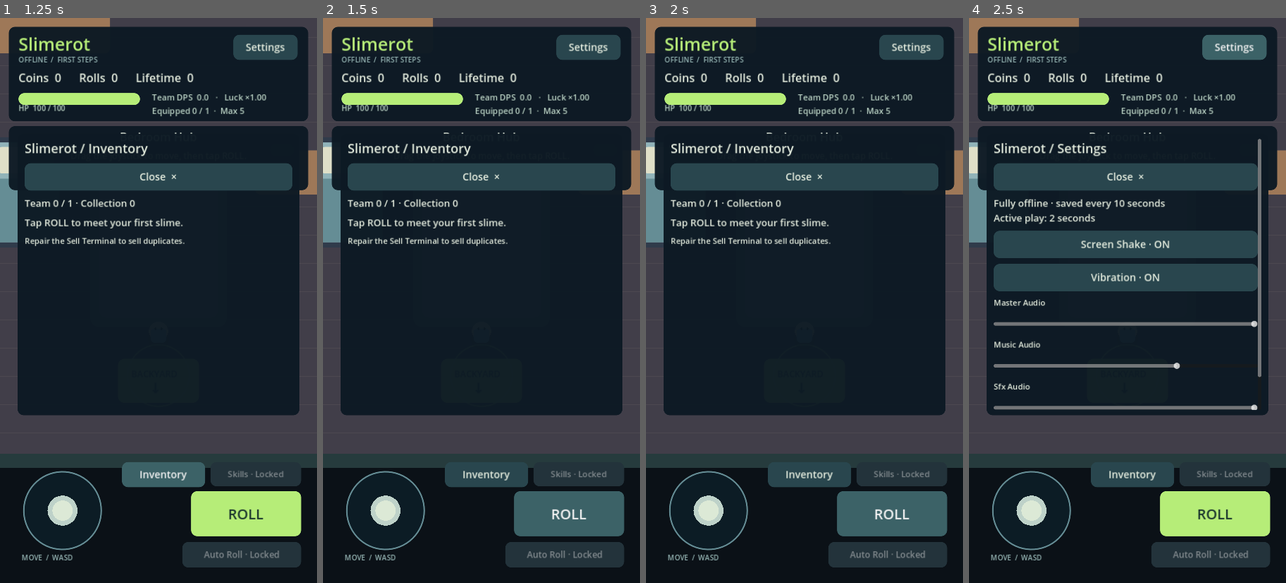
Above: before the commit, frames 1-4 (left to right).
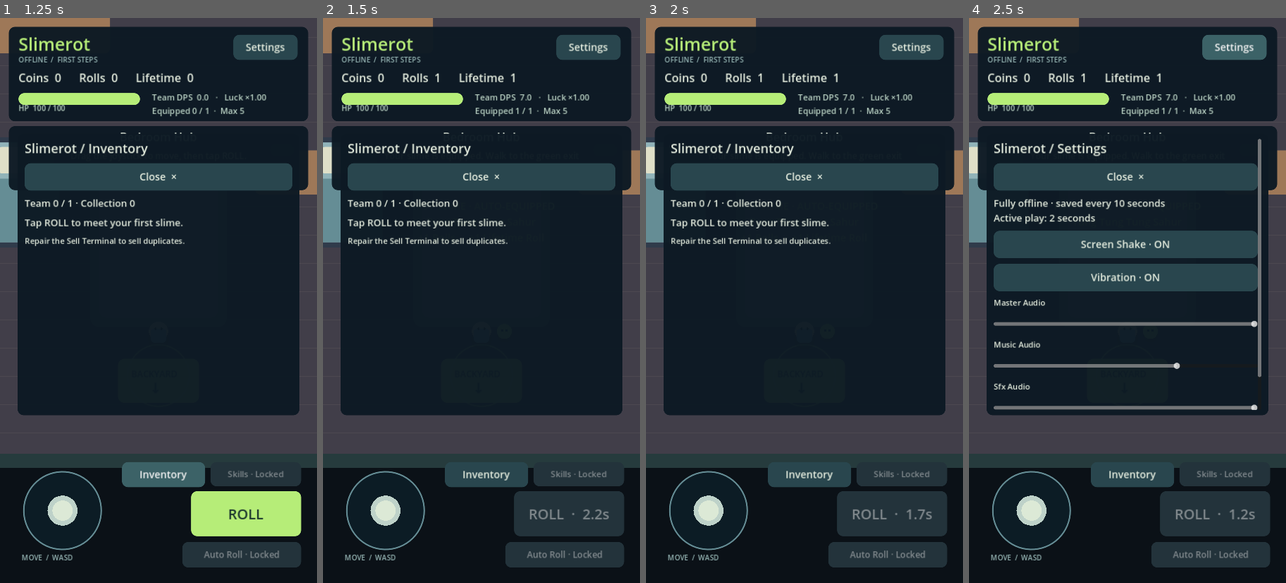
Above: after the commit, the same moments.

Repository: kristijannema-ai/Slimerot
Game: Godot game, scene res://scenes/Slimerot.tscn
The game is run twice, just before and just after one commit, with the same random seed, the same clock (stepped at 60 frames per second) and the same inputs.
Inputs:
- Up to frame 1 (1.25 s): click "Inventory" at 0.5 s
- Up to frame 2 (1.5 s): click "ROLL" at 1.25 s
- Up to frame 3 (2 s): no input
- Up to frame 4 (2.5 s): click "Settings" at 2 s

Frame 1 is identical in both runs. In frame 2, 2.8% of the frame differs, in the area x 35-95%, y 9-92%; in frame 3, 2.8%; in frame 4, 2.8%, in the area x 35-96%, y 9-92%.
Error before the commit: Invalid access to property or key 'variant_sense' on a base object of type 'Dictionary'. (res://scripts/managers/SlimerotRollManager.gd:81)

Commit message:
Implement Slimerot stage two: scripts/managers/SlimerotSkillTreeManager.gd

Diff:
--- a/scripts/managers/SlimerotSkillTreeManager.gd
+++ b/scripts/managers/SlimerotSkillTreeManager.gd
@@ -13,12 +13,27 @@
 		data.effect_type = row[2]
 		data.effect_value = row[3]
 		nodes[data.id] = data
+	for index in SlimerotBalance.TEAM_SLOTS.size():
+		var row: Array = SlimerotBalance.TEAM_SLOTS[index]
+		var data := SlimerotData.SkillNodeData.new()
+		data.id = row[0]
+		data.tree_type = "Coin"
+		data.currency_type = "Coins"
+		data.cost = row[1]
+		data.required_boss_zone = row[2]
+		data.effect_type = "slot_add"
+		data.effect_value = 1
+		if index > 0:
+			data.prerequisite_ids.append(SlimerotBalance.TEAM_SLOTS[index - 1][0])
+		nodes[data.id] = data
 
 func derived_stats(node_ids: Variant = null) -> Dictionary:
 	var stats := {"luck": 1.0, "roll_cooldown": SlimerotBalance.ROLL_COOLDOWN,
 		"max_hp": SlimerotBalance.PLAYER_HP, "move_speed": SlimerotBalance.MOVE_SPEED,
 		"attack_interval": SlimerotBalance.ATTACK_INTERVAL, "attack_range": SlimerotBalance.ATTACK_RANGE,
-		"damage_multiplier": 1.0, "equipped_slots": 1, "auto_roll": false}
+		"damage_multiplier": 1.0, "equipped_slots": 1, "auto_roll": false,
+		"breakthrough_count": 0, "variant_sense": false, "skip_common": false,
+		"coin_scavenger": 0.0, "duplicate_dealer": 0.0}
 	var purchased: Array = GameState.purchased_skill_node_ids if node_ids == null else node_ids
 	for id in purchased:
 		var data: SlimerotData.SkillNodeData = nodes.get(id)
@@ -26,7 +41,13 @@
 			continue
 		match data.effect_type:
 			"luck_multiplier": stats.luck *= data.effect_value
-			"checkpoint_luck": stats.luck *= 20.0
+			"checkpoint_luck":
+				stats.luck *= 20.0
+				stats.breakthrough_count += 1
+			"variant_sense": stats.variant_sense = true
+			"skip_common": stats.skip_common = true
+			"coin_scavenger": stats.coin_scavenger += data.effect_value
+			"duplicate_dealer": stats.duplicate_dealer += data.effect_value
 			"cooldown_multiplier": stats.roll_cooldown *= data.effect_value
 			"damage_multiplier": stats.damage_multiplier *= data.effect_value
 			"hp_add": stats.max_hp += data.effect_value
@@ -43,12 +64,23 @@
 	var data: SlimerotData.SkillNodeData = nodes.get(id)
 	if data == null or id in GameState.purchased_skill_node_ids:
 		return false
+	if data.required_boss_zone > 0 and not WorldManager.is_boss_zone_defeated(data.required_boss_zone):
+		return false
 	for prerequisite in data.prerequisite_ids:
 		if prerequisite not in GameState.purchased_skill_node_ids:
 			return false
 	if not GameState.spend(data.currency_type, data.cost):
 		return false
 	GameState.purchased_skill_node_ids.append(id)
+	if data.effect_type == "checkpoint_luck" and derived_stats().breakthrough_count == 1:
+		GameState.settings.luck_cap = 0.0
 	GameState.changed.emit()
 	GameState.critical_change.emit("skill_purchase")
 	return true
+
+func rolls_spent(node_ids: Array) -> int:
+	var total := 0
+	for id in node_ids:
+		if nodes.has(id) and nodes[id].currency_type == "Rolls":
+			total += nodes[id].cost
+	return total
